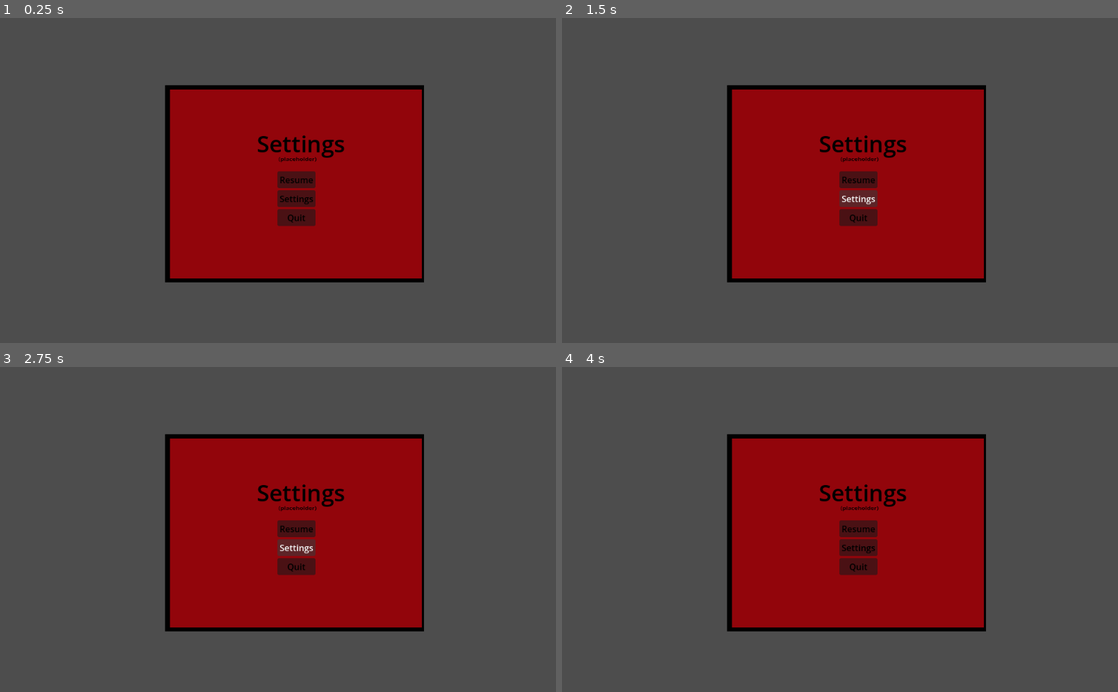
Above: before the commit, frames 1-4 (two rows, left to right).
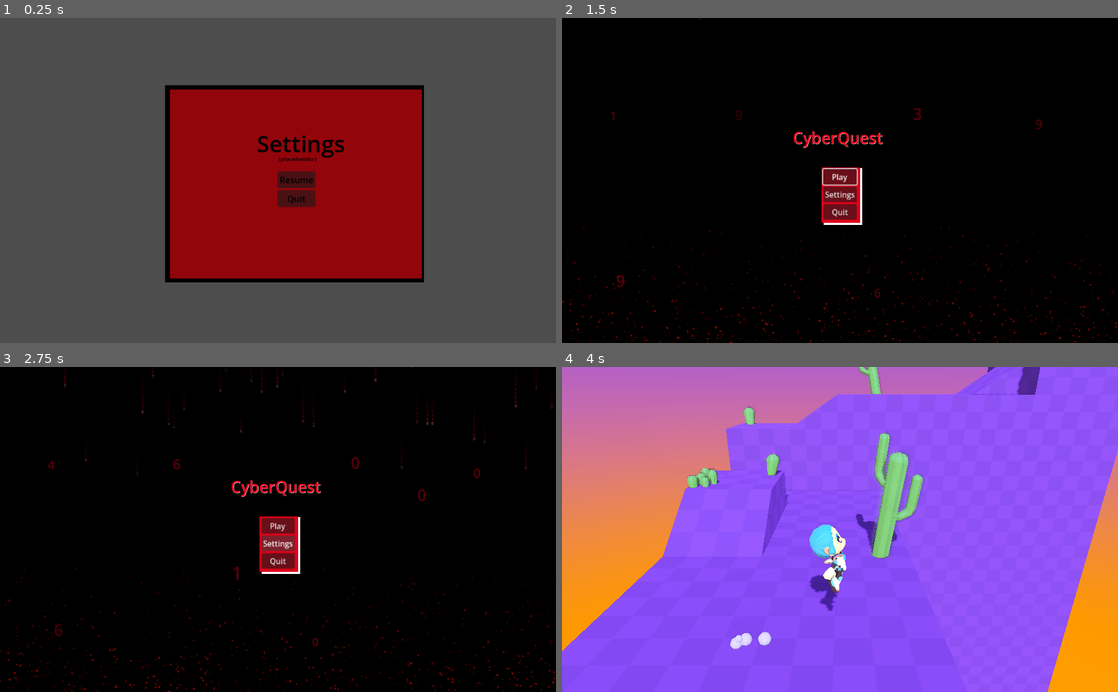
Above: after the commit, the same moments.

Repository: HankstonGit/CyberQuest
Game: Godot game, scene res://UI/scenes/settings.tscn
Two runs of this game, one before a commit and one after it. Both use one fixed random seed, a clock stepped at 60 frames per second and the inputs below. This scene is started directly instead of the project's main scene.
Inputs (mouse positions are in pixels of both pictures, inside the frame that each line leads up to):
- Up to frame 1 (0.25 s): no input
- Up to frame 2 (1.5 s): click "Resume" at 0.5 s; click (856, 200) at 1.25 s, where only the run before the commit has a clickable "Settings"
- Up to frame 3 (2.75 s): click "Settings" at 2 s
- Up to frame 4 (4 s): click (840, 526) at 2.75 s, where only the run after the commit has a clickable "Play"; tap Enter (ui_accept) at 3.5 s; move the mouse to (962, 513) at 3.52 s; press the mouse at (962, 513) at 3.53 s; hold D (move_right) from 3.53 s (still down); tap Space (jump) at 3.77 s

The runs differ from the first frame. In frame 1, 0.4% of the frame differs, in the area x 49-57%, y 54-65%; in frame 2, 98%; in frame 3, 98%; in frame 4, 100%, in the area x 0-100%, y 0-100%.

Commit message:
ui_audio

Diff:
--- a/UI/scenes/main_menu.tscn
+++ b/UI/scenes/main_menu.tscn
@@ -2,6 +2,7 @@
 
 [ext_resource type="Script" uid="uid://cpalimddurtgc" path="res://UI/scripts/MainMenu.gd" id="1_a42fl"]
 [ext_resource type="Script" uid="uid://bfxp4ewgmu6iu" path="res://UI/scripts/matrix_background.gd" id="2_0eype"]
+[ext_resource type="AudioStream" uid="uid://dfd7gtcu8pis1" path="res://UI/assets/Menu_Button.mp3" id="3_xnki4"]
 
 [node name="MainMenu" type="Control" unique_id=721067494]
 layout_mode = 3
@@ -75,6 +76,9 @@
 layout_mode = 2
 text = "Quit"
 
+[node name="MenuButton" type="AudioStreamPlayer" parent="." unique_id=855834331]
+stream = ExtResource("3_xnki4")
+
 [connection signal="pressed" from="VBoxContainer/PlayButton" to="." method="_on_play_button_pressed"]
 [connection signal="pressed" from="VBoxContainer/SettingsButton" to="." method="_on_settings_button_pressed"]
 [connection signal="pressed" from="VBoxContainer/QuitButton" to="." method="_on_quit_button_pressed"]
--- a/UI/scenes/settings.tscn
+++ b/UI/scenes/settings.tscn
@@ -1,6 +1,7 @@
 [gd_scene format=3 uid="uid://cav7phicrruch"]
 
 [ext_resource type="Script" uid="uid://cv7lvycg7u06w" path="res://UI/scripts/settings.gd" id="1_eis3d"]
+[ext_resource type="AudioStream" uid="uid://dfd7gtcu8pis1" path="res://UI/assets/Menu_Button.mp3" id="2_jfwsk"]
 
 [node name="Settings" type="Control" unique_id=1415771578]
 layout_mode = 3
@@ -10,6 +11,9 @@
 grow_horizontal = 2
 grow_vertical = 2
 script = ExtResource("1_eis3d")
+
+[node name="MenuButton" type="AudioStreamPlayer" parent="." unique_id=1344362831]
+stream = ExtResource("2_jfwsk")
 
 [node name="BlackOutline" type="ColorRect" parent="." unique_id=985096534]
 layout_mode = 0
@@ -61,12 +65,10 @@
 theme_override_colors/font_color = Color(0, 0, 0, 1)
 text = "Resume"
 
-[node name="SettingsButton" type="Button" parent="VBoxContainer" unique_id=1607416596]
-layout_mode = 2
-theme_override_colors/font_color = Color(0, 0, 0, 1)
-text = "Settings"
-
 [node name="QuitButton" type="Button" parent="VBoxContainer" unique_id=1379217351]
 layout_mode = 2
 theme_override_colors/font_color = Color(0, 0, 0, 1)
 text = "Quit"
+
+[connection signal="pressed" from="VBoxContainer/ResumeButton" to="." method="_on_resume_button_pressed"]
+[connection signal="pressed" from="VBoxContainer/QuitButton" to="." method="_on_quit_button_pressed"]
--- a/UI/scripts/MainMenu.gd
+++ b/UI/scripts/MainMenu.gd
@@ -25,10 +25,13 @@
 			focused.pressed.emit()
 
 func _on_play_button_pressed() -> void:
+	$MenuButton.play(0.8)
 	get_tree().change_scene_to_file("res://game.tscn")
 
 func _on_settings_button_pressed() -> void:
+	$MenuButton.play(0.8)
 	return
 
 func _on_quit_button_pressed() -> void:
+	$MenuButton.play(0.8)
 	get_tree().quit()
--- a/UI/scripts/settings.gd
+++ b/UI/scripts/settings.gd
@@ -9,3 +9,14 @@
 # Called every frame. 'delta' is the elapsed time since the previous frame.
 func _process(delta: float) -> void:
 	pass
+
+
+func _on_resume_button_pressed() -> void:
+	$MenuButton.play(0.8)
+	pass # Replace with function body.
+
+
+func _on_quit_button_pressed() -> void:
+	$MenuButton.play(0.8)
+	get_tree().change_scene_to_file("res://UI/scenes/main_menu.tscn")
+	pass # Replace with function body.
Not shown, added: UI/assets/Action_Selection_Noise.mp3.import
Not shown, added: UI/assets/Fail_Game_Noise.mp3.import
Not shown, added: UI/assets/Lost_Battle_Noise.mp3.import
Not shown, added: UI/assets/Menu_Button.mp3.import
Not shown, added: UI/assets/Warning_Noise.mp3.import
Not shown, added: UI/assets/Action_Selection_Noise.mp3
Not shown, added: UI/assets/Fail_Game_Noise.mp3
Not shown, added: UI/assets/Lost_Battle_Noise.mp3
Not shown, added: UI/assets/Menu_Button.mp3
Not shown, added: UI/assets/Warning_Noise.mp3
